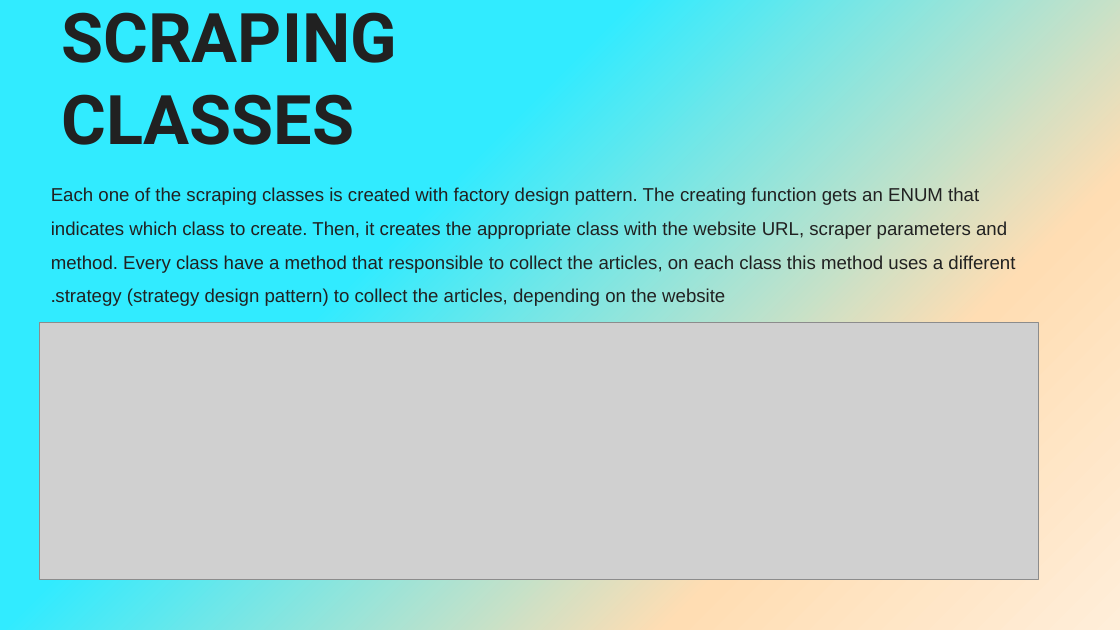
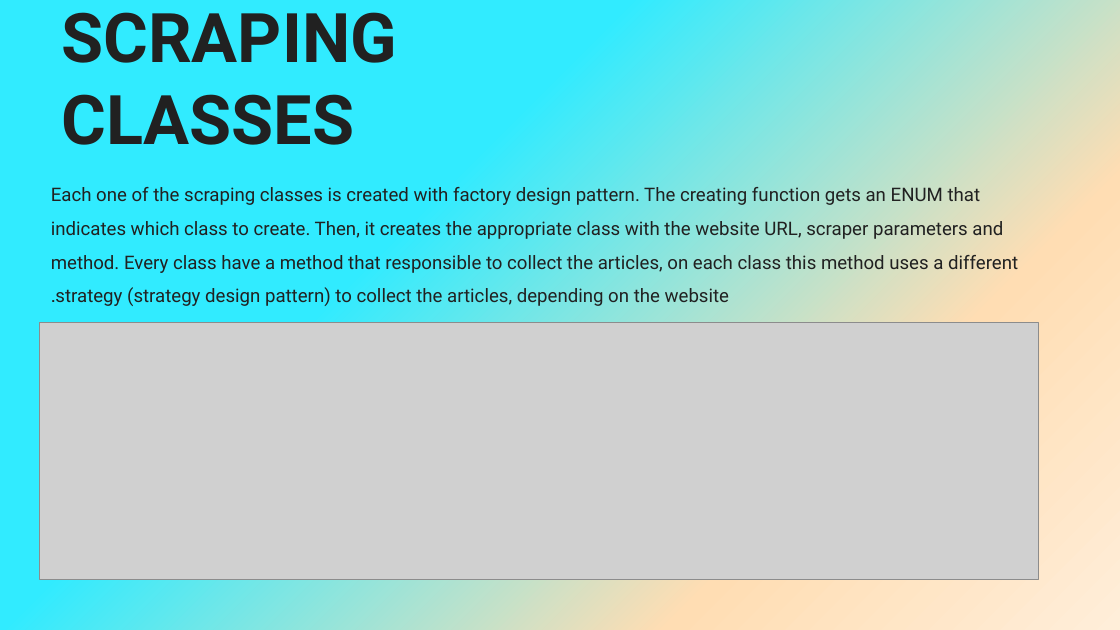
Before and after one commit to NivAm12/NegativeCyberNews, a slide deck: slide 11 of NCN Presntation.pptx. Drawn at 1120x630 pixels with LibreOffice and Linux fonts; fonts in the diff are those of the drawing; grey boxes stand for pictures. Boxes give left, top, right and bottom in pixels: in the first picture for what was removed or moved away, otherwise in the second. Text is boxed around its words. In the diff, an @@ line names an element or a change of style, - is before the commit and + after.

```diff
--- a/NCN Presntation.pptx
+++ b/NCN Presntation.pptx
@@ text "Each one of the scraping ..." at <box>51,187,1018,306</box>: font Arial to Roboto @@
```
Also in this commit, not shown: 9 other slides changed, 2 slides added.
